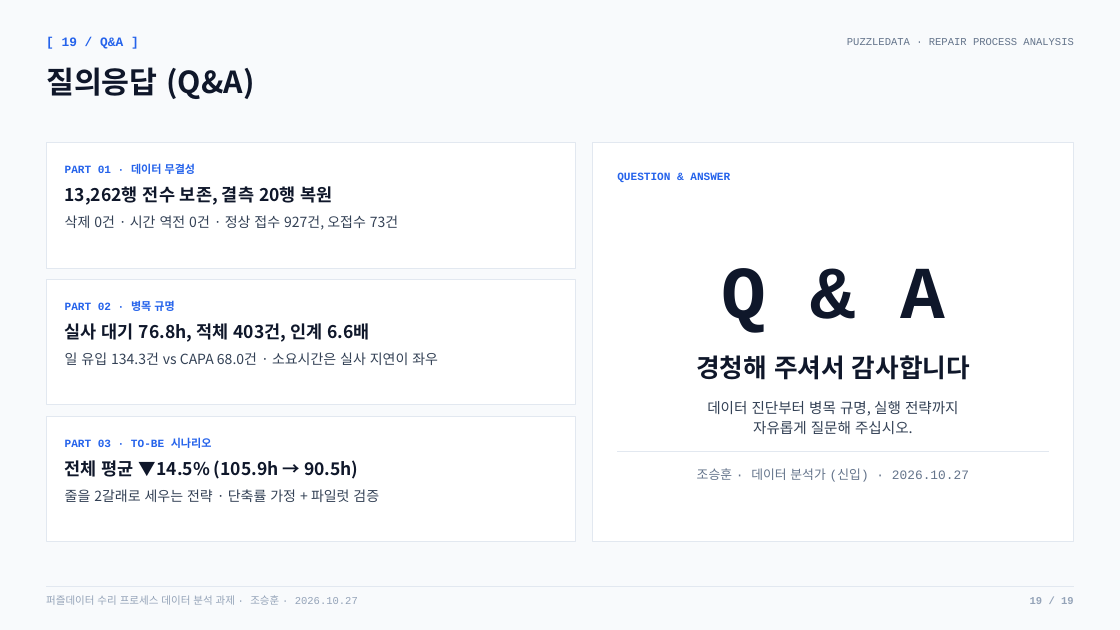
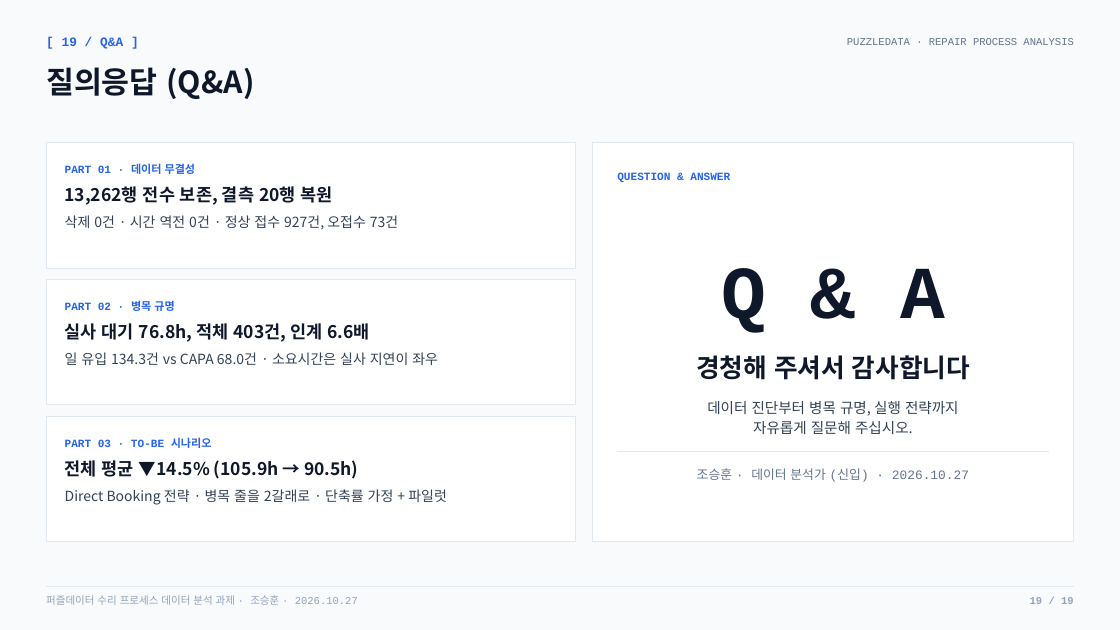
Before and after one commit to nus1245/puzzle_data, a slide deck: slide 19 of outputs/pptx/puzzledata_repair_report.pptx. Drawn at 1120x630 pixels with LibreOffice and Linux fonts; fonts in the diff are those of the drawing. Boxes give left, top, right and bottom in pixels: in the first picture for what was removed or moved away, otherwise in the second. Text is boxed around its words. In the diff, an @@ line names an element or a change of style, - is before the commit and + after.

```diff
--- a/outputs/pptx/puzzledata_repair_report.pptx
+++ b/outputs/pptx/puzzledata_repair_report.pptx
@@ text at (65,489,447,505): text changed @@
-줄을 2갈래로 세우는 전략 · 단축률 가정 + 파일럿 검증
+Direct Booking 전략 · 병목 줄을 2갈래로 · 단축률 가정 + 파일럿
```
Also in this commit, not shown: 3 other slides changed, 3 other files.
